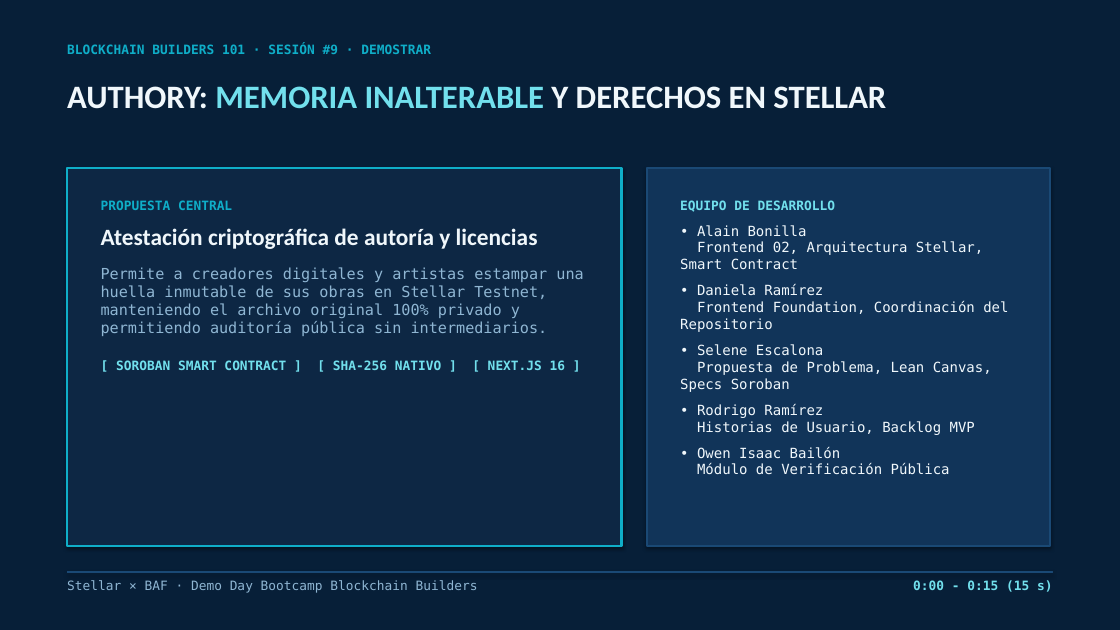
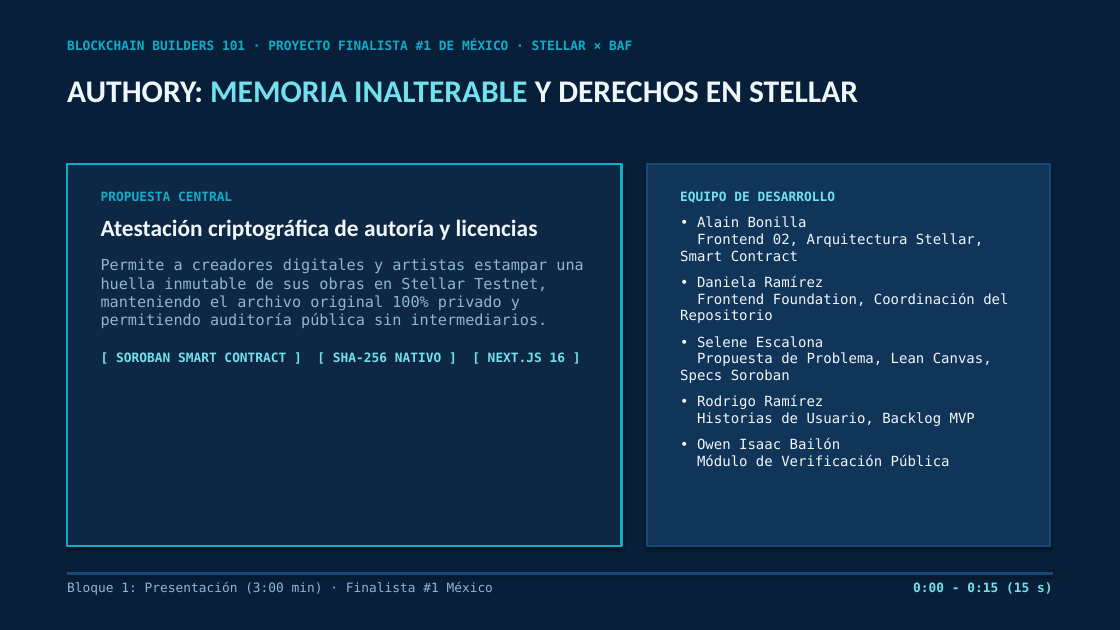
Before and after one commit to aeh-bonilla/authority, a slide deck: slide 1 of docs/semana5/Authory_Demo_Day_Stellar.pptx. Drawn at 1120x630 pixels with LibreOffice and Linux fonts; fonts in the diff are those of the drawing. Boxes give left, top, right and bottom in pixels: in the first picture for what was removed or moved away, otherwise in the second. Text is boxed around its words. In the diff, an @@ line names an element or a change of style, - is before the commit and + after.

Commit message:
docs(semana5): calibrar presentacion PPTX, slides y speech al formato oficial de 7 minutos (3m pitch + 2m demo + 2m Q&A)

```diff
--- a/docs/semana5/Authory_Demo_Day_Stellar.pptx
+++ b/docs/semana5/Authory_Demo_Day_Stellar.pptx
@@ text at (67,40,632,50): text changed @@
-BLOCKCHAIN BUILDERS 101 · SESIÓN #9 · DEMOSTRAR
+BLOCKCHAIN BUILDERS 101 · PROYECTO FINALISTA #1 DE MÉXICO · STELLAR × BAF
@@ text "AUTHORY: MEMORIA INALTERABLE Y DERECHOS ..." at (67,81,858,103): size 28 to 27 pt @@
@@ rectangle: place and size @@
-rectangle at (67,168,622,546)
+rectangle at (67,164,622,546)
@@ rectangle: place and size @@
-rectangle at (647,168,1050,546)
+rectangle at (647,164,1050,546)
@@ text "PROPUESTA CENTRAL": place and size @@
-text "PROPUESTA CENTRAL" at (101,200,583,370)
+text "PROPUESTA CENTRAL" at (101,191,583,362)
@@ text "EQUIPO DE DESARROLLO": place and size @@
-text "EQUIPO DE DESARROLLO" at (680,200,1008,474)
+text "EQUIPO DE DESARROLLO" at (680,191,1008,466)
@@ text at (67,582,493,595): text changed @@
-Stellar × BAF · Demo Day Bootcamp Blockchain Builders
+Bloque 1: Presentación (3:00 min) · Finalista #1 México
```
Also in this commit, not shown: 7 other slides changed, 1 slide added, 3 other files.
